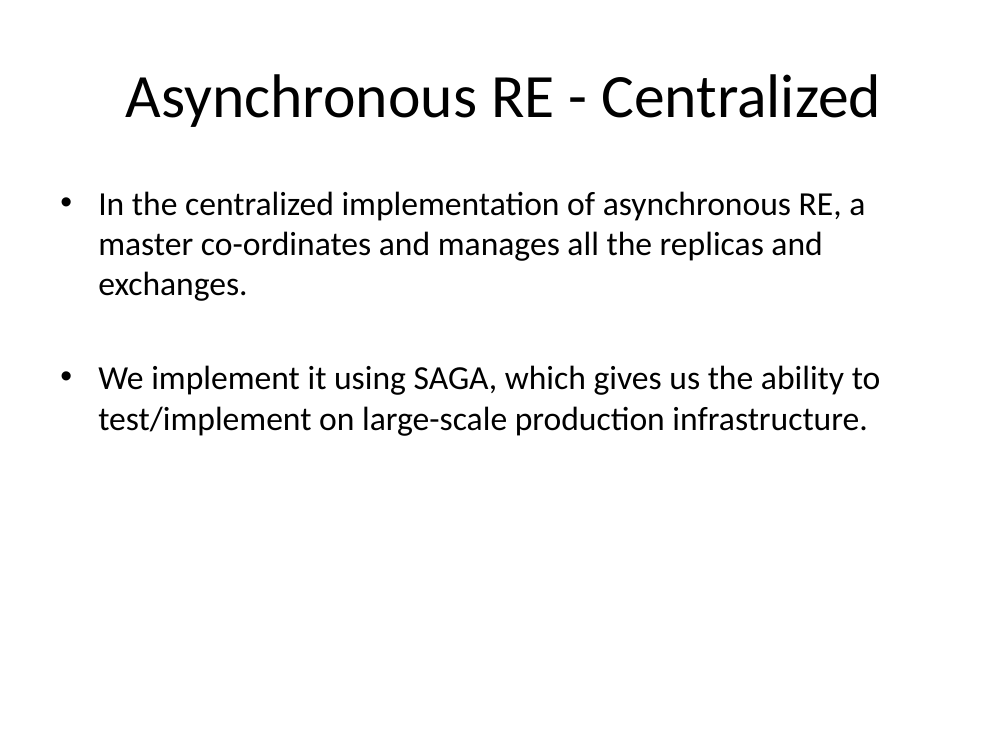
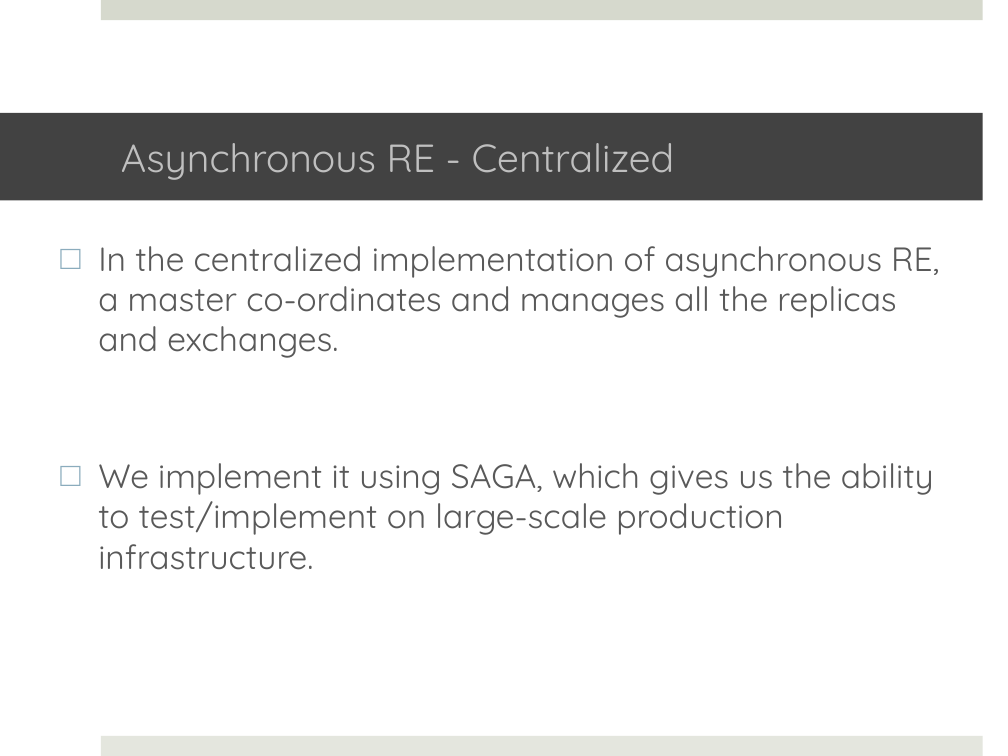
Before and after one commit to saga-project/saga-cpp-legacy-projects, a slide deck: slide 9 of papers/async-re/data/RE.pptx. Drawn at 1008x756 pixels with LibreOffice and Linux fonts; fonts in the diff are those of the drawing; background and template pictures are left out. Boxes give left, top, right and bottom in pixels: in the first picture for what was removed or moved away, otherwise in the second. Text is boxed around its words. In the diff, an @@ line names an element or a change of style, - is before the commit and + after.

```diff
--- a/papers/async-re/data/RE.pptx
+++ b/papers/async-re/data/RE.pptx
@@ rectangle added at <box>101,0,983,20</box>, fill #D6D9CD @@
@@ title "Asynchronous RE - Centralized": place and size @@
-title "Asynchronous RE - Centralized" at <box>126,74,881,127</box>
+title "Asynchronous RE - Centralized" at <box>0,113,983,201</box>
@@ title "Asynchronous RE - Centralized" at <box>0,113,983,201</box>: size 44 to 28 pt, font Calibri to Quicksand, text colour #000000 to #BFBFBF; alignment centre to left; fill none to #424242 @@
@@ text "In the centralized implementation of ...": place and size @@
-text "In the centralized implementation of ..." at <box>98,191,881,436</box>
+text "In the centralized implementation of ..." at <box>98,246,939,570</box>
@@ text "In the centralized implementation of ..." at <box>98,246,939,570</box>: font Calibri to Quicksand, text colour #000000 to #595959; bullet • to □; more space between paragraphs @@
@@ rectangle added at <box>101,736,983,756</box>, fill #E4E6DE @@
```
Also in this commit, not shown: 20 other slides changed, 2 slides added, 3 slides removed.
